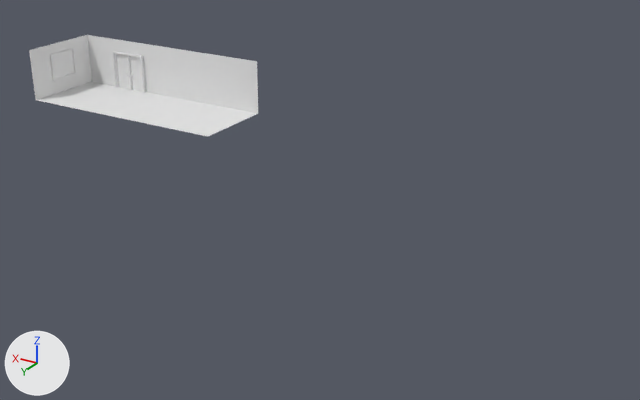
Renders of the Blender file Assets/Models/School/school.blend from each side of a commit.
Before and after are seen from a camera (50 mm lens) standing at (-56.8, 65.0, 25.6) and looking at (-19.0, 2.0, -5.9). The lights are fixed; the arrows at lower left show +X, +Y and +Z.

Before the edit, the objects in view are built like this:
```python
me_cube = bpy.data.meshes.new('Cube')
me_cube.from_pydata(...)  # 51 vertices, 31 faces; spans x -1.09..-0.75, y -1.0..2.87, z -1.0..2.81
me_cube.materials.append(mat_material)  # white #e7e7e7
me_cube_004 = bpy.data.meshes.new('Cube.004')
me_cube_004.from_pydata(...)  # 16 vertices, 13 faces; spans x 0.79..1.0, y -1.81..1.33, z -1.0..1.67
me_plane = bpy.data.meshes.new('Plane')
me_plane.from_pydata(...)  # 7 vertices, 3 faces; spans x -6.8..1.0, y -10.4..11.0, z 0.0..5.0
# before: 0 (-6.8, -10.4, 0.0) at pixel (207, 136), 1 (1.0, -10.4, 0.0) at pixel (258, 113), 2 (-6.8, 11.0, 0.0) at pixel (35, 100), 3 (1.0, 11.0, 0.0) at pixel (92, 81), 5 (1.0, -10.4, 5.0) at pixel (256, 61)
# before: 6 (1.0, 11.0, 5.0) at pixel (87, 34)
ob_cube = bpy.data.objects.new('Cube', me_cube)
ob_cube.location = (6.35, 0.07, 0.95)
ob_cube.rotation_euler = (0.0, 0.0, 1.571)  # degrees (0, 0, 90)
ob_cube_003 = bpy.data.objects.new('Cube.003', me_cube_004)
ob_cube_003.location = (10.0, 3.0, 2.38)
ob_plane = bpy.data.objects.new('Plane', me_plane)
ob_plane.location = (0.0, 0.0, 0.0)
ob_plane.rotation_euler = (0.0, 0.0, -1.571)  # degrees (0, 0, -90)
```
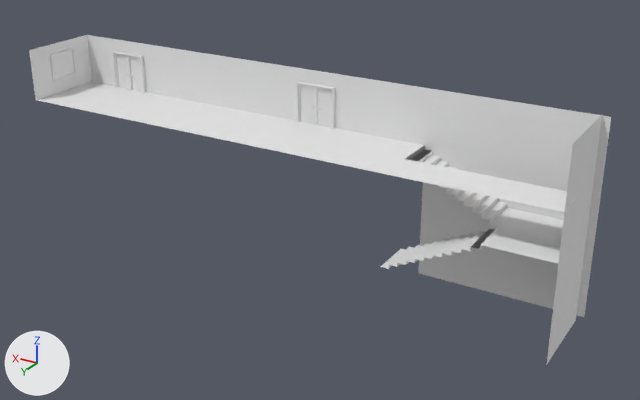
Changed parts and their boxes (x1, y1, x2, y2) in the pictures (640 x 400 px):
'Plane', reshaped (153% wider, 175% taller): before (29, 35, 258, 137); after (29, 35, 611, 317)
'Plane.002', added: after (481, 114, 603, 365)
'Plane.001', added: after (383, 159, 581, 212)
'Plane.004', added: after (380, 229, 495, 269)
'Cube.004', added: after (296, 82, 335, 129)
'Plane.003', added: after (405, 145, 515, 226)
part 1 of me_plane, built on: before (205, 61, 258, 137); after (205, 61, 611, 317)

Edits to the bpy script that builds the scene:
```text
Change me_plane:
    where me_plane.from_pydata(...)  # 7 vertices, 3 faces; spans x -6.8..1.0, y -10.4..11.0, z 0.0..5.0
    used by ob_plane; location = (0.0, 0.0, 0.0); rotation_euler = (0.0, 0.0, -1.571), in degrees (0, 0, -90)
    verts and faces of me_plane; kept vertices keep their numbers, new ones are numbered from 7
    me_plane part 1
    add delete_vertices([0, 1, 5])  # with the faces that use them
    add for new, old in zip([7, 8, 9], [2, 3, 6]): verts[new] = verts[old] + (0.0, -38.6, 0.0)
    add verts[10] = (1.0, -42.8, 0.0)  # pixel (603, 178)
    add verts[11] = (1.0, -42.8, 5.0)  # pixel (611, 116)
    add verts[12] = (1.0, -27.6, -12.4)  # pixel (418, 273)
    add verts[13] = (1.0, -42.8, -12.4)  # pixel (584, 317)
    add faces += [(2, 7, 8, 3), (3, 8, 9, 6), (8, 10, 11, 9), (8, 12, 13, 10)]
Add me_plane_004:
    me_plane_004.from_pydata(...)  # 78 vertices, 26 faces; spans x -8.07..0.35, y -1.0..2.9, z -5.25..0.0
Add me_plane_002:
    me_plane_002.from_pydata(...)  # 16 vertices, 6 faces; spans x -14.1..-8.1, y -1.0..6.8, z -12.8..5.1
Add me_plane_001:
    me_plane_001.from_pydata([(-13.51, 6.79, 0.0), (1.0, 6.79, 0.0), (-13.51, 2.9, 0.0), (1.0, 2.9, 0.0)], [], [(2, 3, 1, 0)])
Add ob_plane_004:
    ob_plane_004 = bpy.data.objects.new('Plane.004', me_plane_004)
    ob_plane_004.location = (-35.71, 5.79, -4.1)
    ob_plane_004.rotation_euler = (0.0, 0.0, 3.142)  # degrees (0, 0, 180)
    ob_plane_004.scale = (1.0, 1.0, 0.78)
Add ob_plane_003:
    ob_plane_003 = bpy.data.objects.new('Plane.003', me_plane_004.copy())
    ob_plane_003.location = (-28.0, 0.0, 0.0)
    ob_plane_003.scale = (1.0, 1.0, 0.78)
Add ob_plane_002:
    ob_plane_002 = bpy.data.objects.new('Plane.002', me_plane_002)
    ob_plane_002.location = (-28.0, 0.0, 0.0)
Add ob_plane_001:
    ob_plane_001 = bpy.data.objects.new('Plane.001', me_plane_001)
    ob_plane_001.location = (-28.64, 0.0, 0.0)
Add ob_cube_004:
    ob_cube_004 = bpy.data.objects.new('Cube.004', me_cube.copy())  # the mesh of ob_cube
    ob_cube_004.location = (-15.89, 0.07, 0.95)
    ob_cube_004.rotation_euler = (0.0, 0.0, 1.571)  # degrees (0, 0, 90)
```
